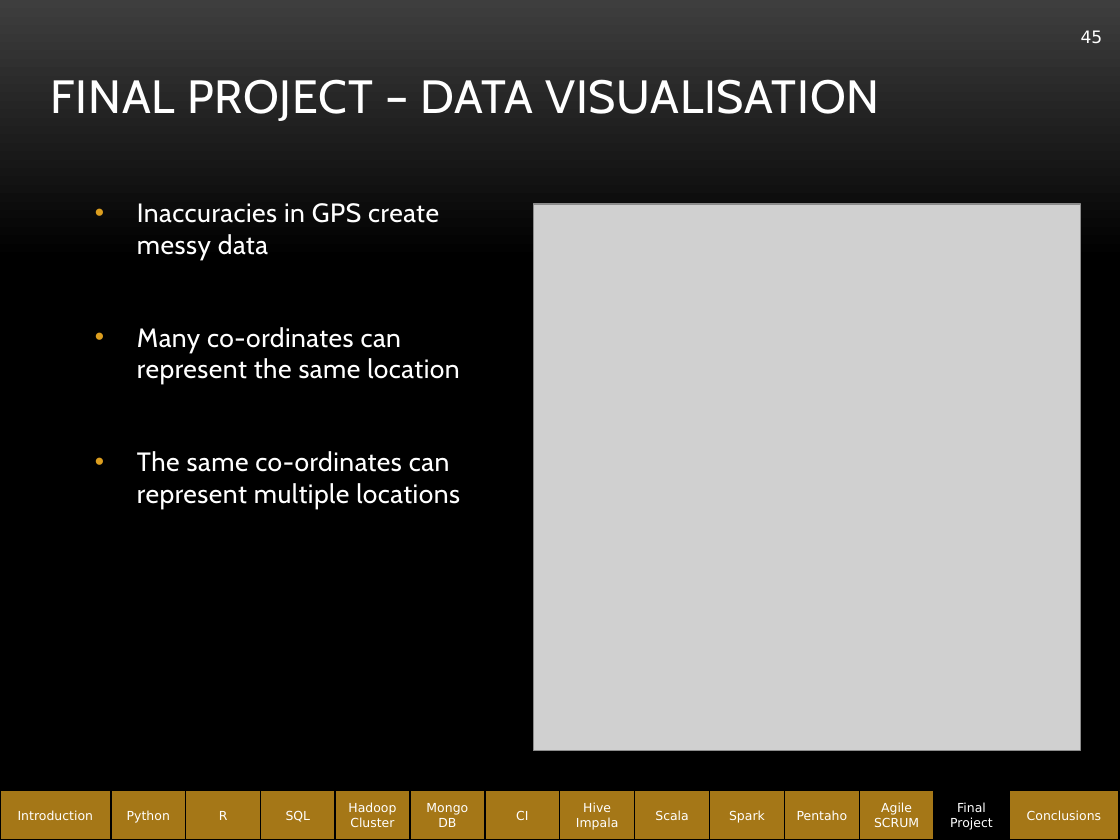
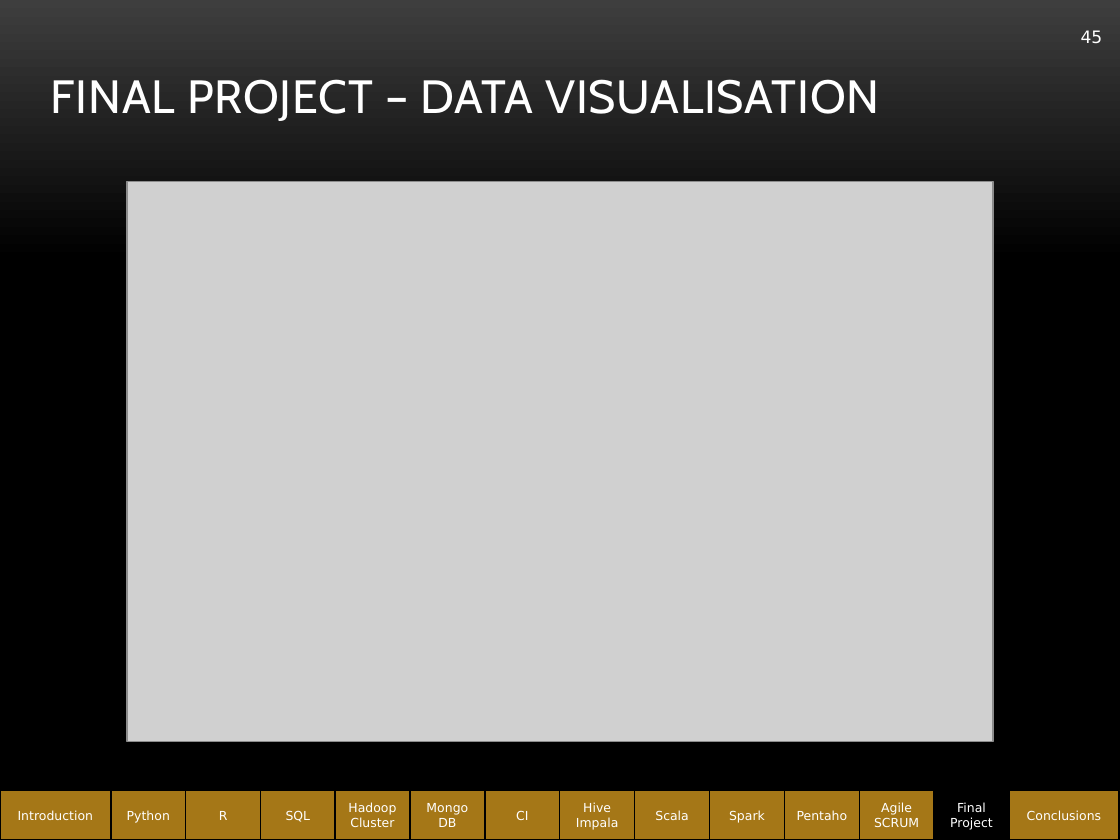
Before and after one commit to abe1ge/teletubbiesQAC, a slide deck: slide 45 of FinalPresentation.pptx. Drawn at 1120x840 pixels with LibreOffice and Linux fonts; fonts in the diff are those of the drawing; grey boxes stand for pictures; background and template pictures are left out. Boxes give left, top, right and bottom in pixels: in the first picture for what was removed or moved away, otherwise in the second. Text is boxed around its words. In the diff, an @@ line names an element or a change of style, - is before the commit and + after.

```diff
--- a/FinalPresentation.pptx
+++ b/FinalPresentation.pptx
@@ picture added at box(127, 181, 992, 741) @@
@@ text removed at box(137, 203, 460, 509) @@
-• Inaccuracies in GPS create messy data
-• Many co-ordinates can represent the same location
-• The same co-ordinates can represent multiple locations
@@ picture removed at box(533, 204, 1080, 750) @@
```
Also in this commit, not shown: 14 other slides changed, 4 slides added.
